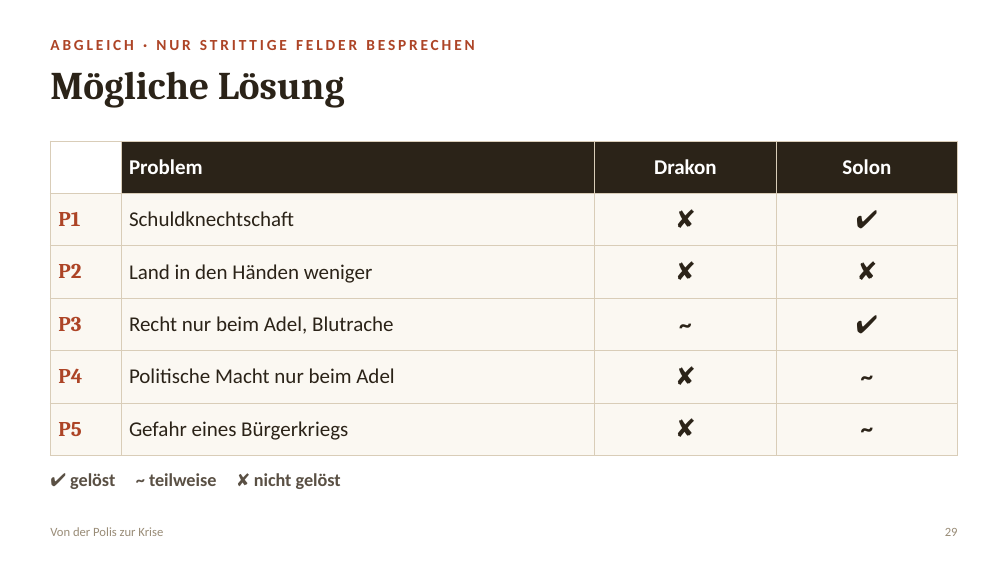
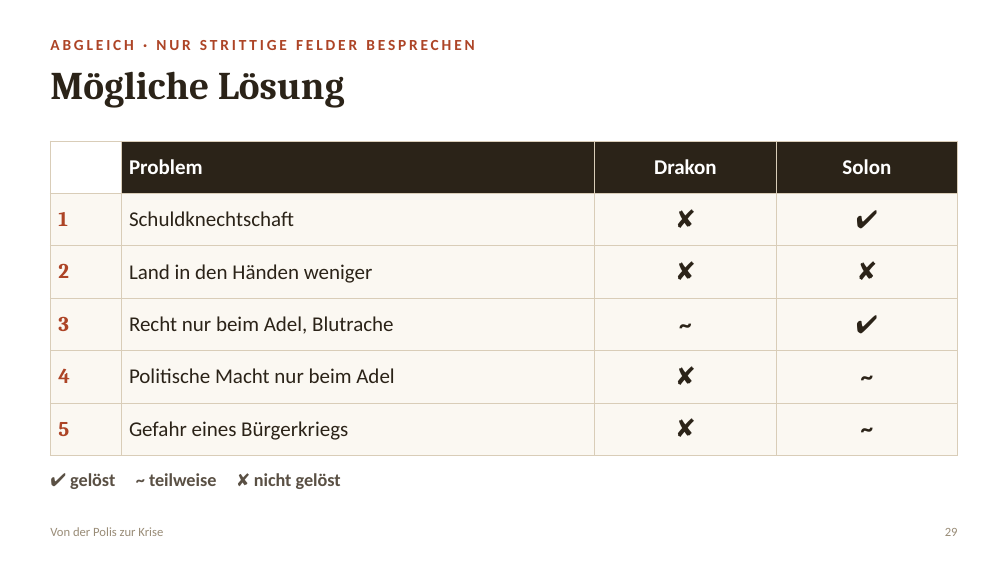
Before and after one commit to golzkonstantin-gif/Schule, a slide deck: slide 29 of Geschichte_11/Doppelstunde_Solon/Folien_Doppelstunde_Drakon_Solon.pptx. Drawn at 1008x567 pixels with LibreOffice and Linux fonts; fonts in the diff are those of the drawing. Boxes give left, top, right and bottom in pixels: in the first picture for what was removed or moved away, otherwise in the second. Text is boxed around its words. In the diff, an @@ line names an element or a change of style, - is before the commit and + after.

```diff
--- a/Geschichte_11/Doppelstunde_Solon/Folien_Doppelstunde_Drakon_Solon.pptx
+++ b/Geschichte_11/Doppelstunde_Solon/Folien_Doppelstunde_Drakon_Solon.pptx
@@ table at (50,141,958,444) @@
-row 2, column 1: P1
+row 2, column 1: 1
-row 3, column 1: P2
+row 3, column 1: 2
-row 4, column 1: P3
+row 4, column 1: 3
-row 5, column 1: P4
+row 5, column 1: 4
-row 6, column 1: P5
+row 6, column 1: 5
```
Also in this commit, not shown: 9 other slides changed.
